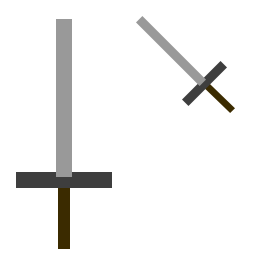
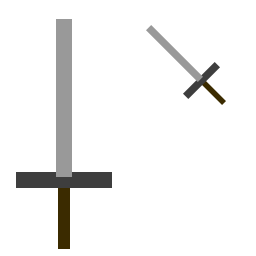
Layered file, before and after one edit (256×256). Changes by layer:
painted on "Rectangle 3 copy" over (x1=136, y1=16, x2=206, y2=86)
painted on "Rectangle 1 copy" over (x1=182, y1=61, x2=227, y2=106)
painted on "Rectangle 2 copy" over (x1=201, y1=80, x2=235, y2=113)
